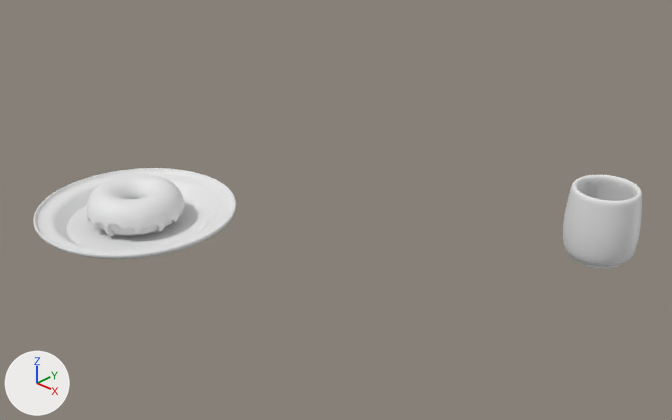
An edit to the Blender file tutorial/donut project/donut.blend, drawn before and after from the same camera.
The view is the same before and after, from a camera (50 mm lens) standing at (2.204, -1.431, 1.241) and looking at (0.522, 0.331, 0.051). The lights are fixed; the arrows at lower left show +X, +Y and +Z. The picture after the commit comes second.

Objects in the first picture: 'Circle', 'Icing', 'mug' and 1 more.
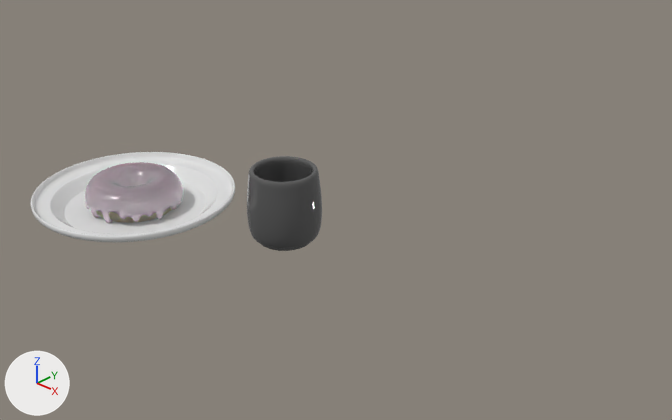
The change, as a list of edits to the scene's bpy script:
```text
Add mat_material:
    mat_material = principled_material('Material')
    mat_material.base_color = (0.8, 0.211, 0.436)  # pink #e77fb0
    mat_material.roughness = 0.241
    mat_material.subsurface_weight = 1.0
    mat_material.subsurface_radius = (1.0, 1.0, 1.0)
    mat_material.subsurface_scale = 0.85
Add mat_material_001:
    mat_material_001 = principled_material('Material.001')
    mat_material_001.base_color = (0.0978, 0.0978, 0.0978)  # dark grey #585858
    mat_material_001.roughness = 0.0
Add mat_material_002:
    mat_material_002 = principled_material('Material.002')
    mat_material_002.base_color = (0.773, 0.773, 0.773)  # light grey #e4e4e4
    mat_material_002.roughness = 0.102
Change me_cylinder_001:
    where me_cylinder_001.from_pydata(...)  # 210 vertices, 198 faces; spans x -0.092..0.092, y -0.094..0.094, z -0.098..0.088
    add me_cylinder_001.materials.append(mat_material_001)  # dark grey #585858
Change me_torus_002:
    where me_torus_002.from_pydata(...)  # 12272 vertices, 12256 faces, 16 loose edges; spans x -0.147..0.146, y -0.145..0.146, z -0.044..0.057
    add me_torus_002.materials.append(mat_material)  # pink #e77fb0
Add me_circle_001_1:
    me_circle_001_1.from_pydata(...)  # 256 vertices, 225 faces; spans x -0.295..0.295, y -0.295..0.295, z 0.0..0.053
    me_circle_001_1.polygons.foreach_set('use_smooth', [True] * 225)
    me_circle_001_1.materials.append(mat_material_002)  # light grey #e4e4e4
Change ob_mug:
    ob_mug.location: (1.119, 0.797, 0.056) -> (0.476, 0.171, 0.117)
Change ob_icing_1:
    ob_icing_1.location: (0.004, -0.006, 0.011) -> (0.004, -0.006, 0.052)
Remove ob_circle:
    ob_circle = bpy.data.objects.new('Circle', me_circle_001)
    ob_circle.location = (0.007, -0.006, -0.04)
    _m = ob_circle.modifiers.new('Solidify', 'SOLIDIFY')
    _m.offset = 1.0
    _m = ob_circle.modifiers.new('Subdivision', 'SUBSURF')
    _m.levels = 2
Add ob_plate:
    ob_plate = bpy.data.objects.new('Plate', me_circle_001_1)
    ob_plate.location = (0.007, -0.006, 0.012)
    _m = ob_plate.modifiers.new('Solidify', 'SOLIDIFY')
    _m.offset = 1.0
    _m = ob_plate.modifiers.new('Subdivision', 'SUBSURF')
    _m.levels = 2
```

What differs and where, as boxes (x1, y1, x2, y2) in the pictures (672 x 420 px):
'mug', recoloured, moved
    before: (563, 175, 642, 268)
    after: (247, 156, 322, 251)
'Plate', added
    after: (31, 152, 235, 242)
'Circle', deleted
    before: (33, 168, 236, 259)
'Icing', recoloured, moved
    before: (86, 175, 184, 236)
    after: (85, 162, 183, 223)
